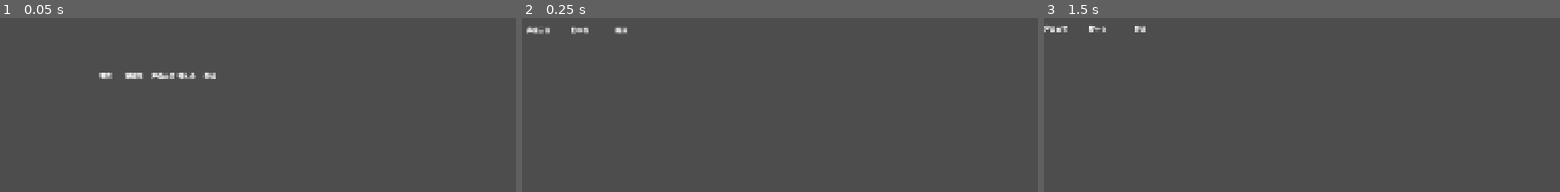
Above: before the commit, frames 1-3 (left to right).
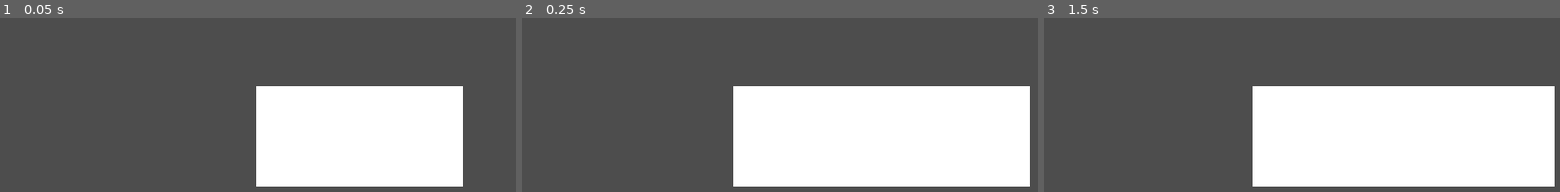
Above: after the commit, the same moments.

Repository: tl247175725-eng/DaSong_Merchant_Godot
Game: Godot game, scene res://game.tscn
The game is run twice, just before and just after one commit, with the same random seed, the same clock (stepped at 60 frames per second) and the same inputs. Before the commit the project starts from res://import_scene.tscn.
Inputs (mouse positions are in pixels of both pictures, inside the frame that each line leads up to):
- Up to frame 1 (0.05 s): no input
- Up to frame 2 (0.25 s): no input
- Up to frame 3 (1.5 s): tap Enter at 0.5 s; move the mouse to (outside the picture) at 0.52 s; click (outside the picture) at 0.67 s; tap Space at 1.25 s; drag from (1260, 58) to (1369, 118) at 1.27 s

The runs differ from the first frame. In frame 1, 24% of the frame differs, in the area x 19-90%, y 31-97%; in frame 2, 34%; in frame 3, 34%, in the area x 0-99%, y 4-97%.

Commit message:
CEO One-Click Sync

Diff:
--- a/card_ui.gd
+++ b/card_ui.gd
@@ -12,13 +12,13 @@
 	# 简单的平滑移动：每帧向目标位置靠拢
 	# 也可以用 Tween，但这里用 lerp 更适合实时跟随
 	pass
-
+# card_ui.gd
 func _process(delta):
 	if is_dragging:
 		global_position = get_global_mouse_position() + drag_offset
 	else:
-		# 丝滑归位：这行是自动排序动画的核心
-		global_position = global_position.lerp(target_position, 15 * delta)
+		# 【关键修改】改用 position，这样它会相对于 HandUI 这个担子来排队
+		position = position.lerp(target_position, 15 * delta)
 
 func _input_event(_viewport, event, _shape_idx):
 	if event is InputEventMouseButton:
--- a/card_ui.tscn
+++ b/card_ui.tscn
@@ -10,7 +10,6 @@
 script = ExtResource("1_gf2xd")
 
 [node name="Sprite2D" type="Sprite2D" parent="." unique_id=1477040]
-position = Vector2(703, 845.99994)
 scale = Vector2(0.5302629, 0.5122642)
 texture = ExtResource("2_2yy3o")
 
--- /dev/null
+++ b/game.tscn
@@ -0,0 +1,10 @@
+[gd_scene format=3 uid="uid://f5pofhhb1ft1"]
+
+[ext_resource type="Script" uid="uid://dkcbo8o4he0t1" path="res://hand_ui.gd" id="1_80nbo"]
+
+[node name="Game" type="Node2D" unique_id=534657891]
+
+[node name="HandUI" type="Node2D" parent="." unique_id=1067427791]
+position = Vector2(960, 800)
+script = ExtResource("1_80nbo")
+spacing = 150.0
--- a/hand_ui.gd
+++ b/hand_ui.gd
@@ -36,12 +36,12 @@
 	update_hand_positions()
 
 # 核心：计算每张牌应该在的位置
+# hand_ui.gd
 func update_hand_positions():
-	# 这里可以调用你之前的 HandManager 排序逻辑
-	# 暂时先简单按加入顺序排成一排
 	var start_x = -(cards_in_hand.size() - 1) * spacing / 2.0
 	for i in range(cards_in_hand.size()):
-		cards_in_hand[i].target_position = Vector2(start_x + i * spacing, 500)
+		# Y 设为 0，因为 HandUI 节点已经定好高度了
+		cards_in_hand[i].target_position = Vector2(start_x + i * spacing, 0)
 
 func _on_card_drag_ended():
 	# 拖拽结束后，重新检查接龙逻辑或重新排序
--- a/import_scene.tscn
+++ b/import_scene.tscn
@@ -1,11 +1,6 @@
 [gd_scene format=3 uid="uid://hkht8513wb5m"]
 
 [ext_resource type="Script" uid="uid://cy2f17jnotnwx" path="res://CardFactory.gd" id="1_x065e"]
-[ext_resource type="Script" uid="uid://dkcbo8o4he0t1" path="res://hand_ui.gd" id="2_5lv0q"]
 
 [node name="Importer" type="Node" unique_id=925150122]
 script = ExtResource("1_x065e")
-
-[node name="HandUI" type="Node2D" parent="." unique_id=1014238028]
-position = Vector2(960, 800)
-script = ExtResource("2_5lv0q")
--- a/project.godot
+++ b/project.godot
@@ -11,7 +11,7 @@
 [application]
 
 config/name="货郎记卡牌roguelite"
-run/main_scene="uid://hkht8513wb5m"
+run/main_scene="uid://f5pofhhb1ft1"
 config/features=PackedStringArray("4.6", "GL Compatibility")
 config/icon="res://icon.svg"
 
